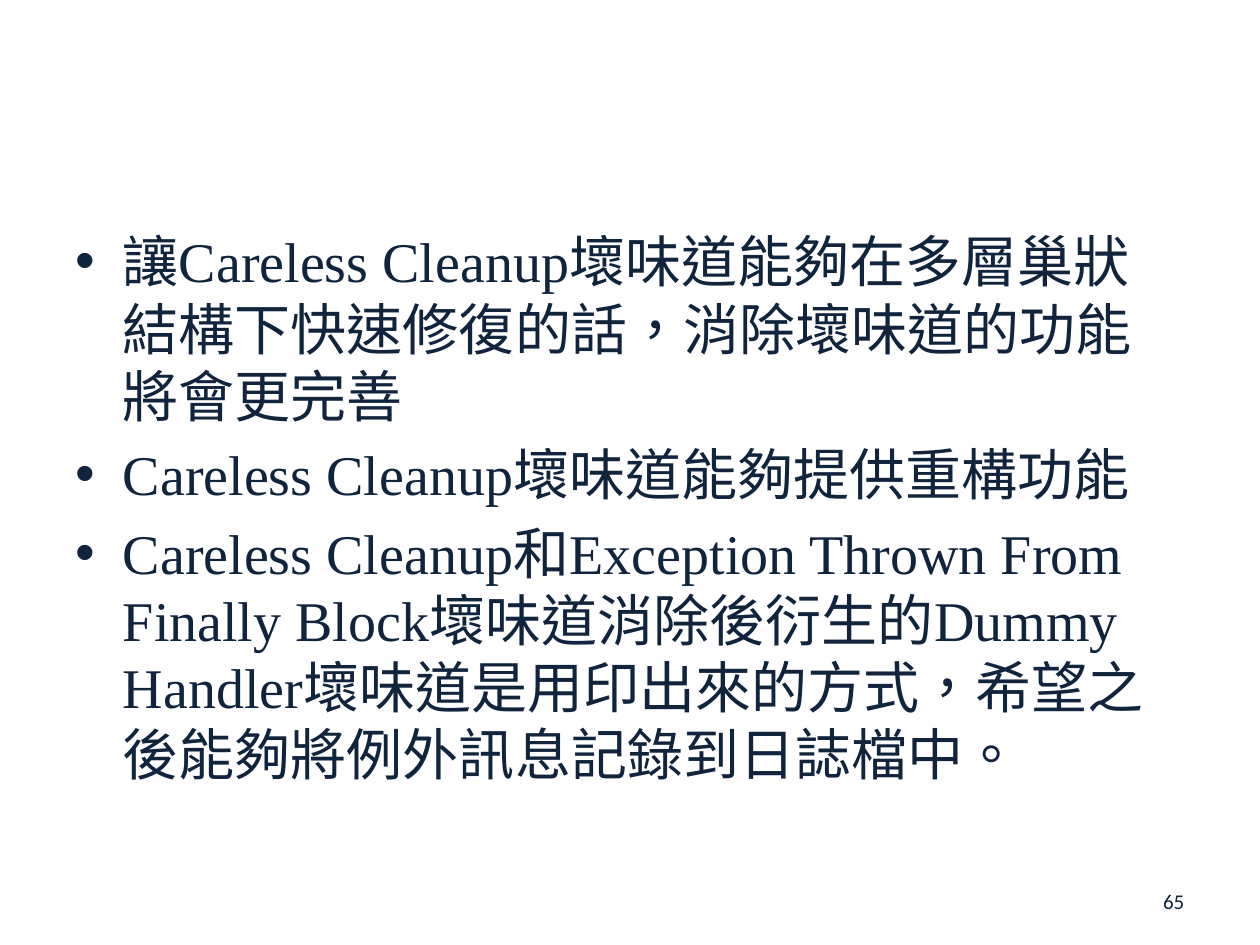
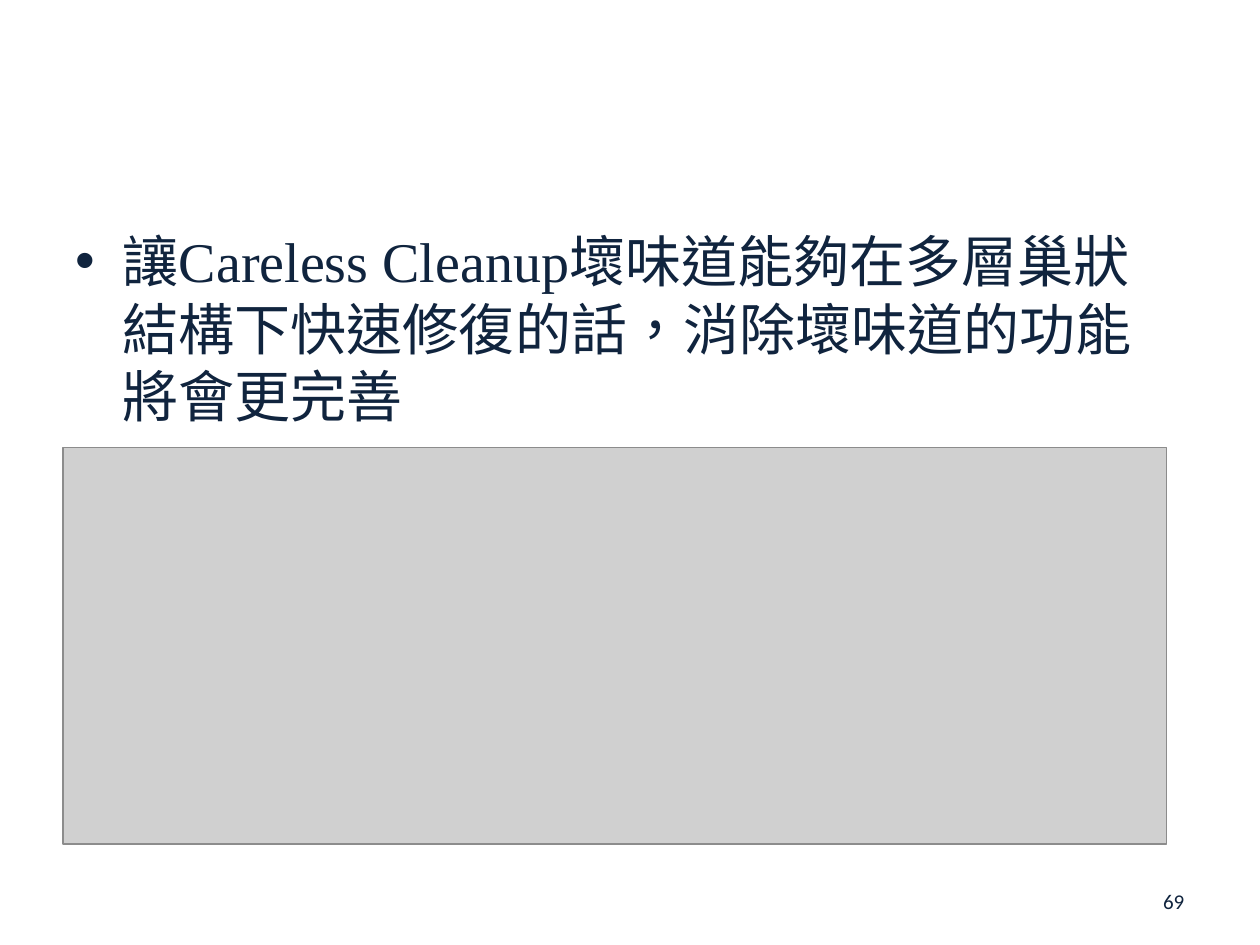
Before and after one commit to s7130457/thesis, a slide deck: slide 69 of 楊雅雯-口試投影片.pptx (slide 65 before the commit). Drawn at 1260x945 pixels with LibreOffice and Linux fonts; fonts in the diff are those of the drawing; grey boxes stand for pictures; background and template pictures are left out. Boxes give left, top, right and bottom in pixels: in the first picture for what was removed or moved away, otherwise in the second. Text is boxed around its words. In the diff, an @@ line names an element or a change of style, - is before the commit and + after.

```diff
--- a/楊雅雯-口試投影片.pptx
+++ b/楊雅雯-口試投影片.pptx
@@ picture added at bbox=[63, 447, 1167, 844] @@
@@ text at bbox=[123, 452, 1144, 780]: paragraphs removed @@
-• Careless Cleanup壞味道能夠提供重構功能
-• Careless Cleanup和Exception Thrown From Finally Block壞味道消除後衍生的Dummy Handler壞味道是用印出來的方式，希望之後能夠將例外訊息記錄到日誌檔中。
@@ page number at bbox=[1163, 894, 1184, 909]: text changed @@
-65
+69
```
Also in this commit, not shown: 22 other slides changed, 5 slides added, 3 other files.
